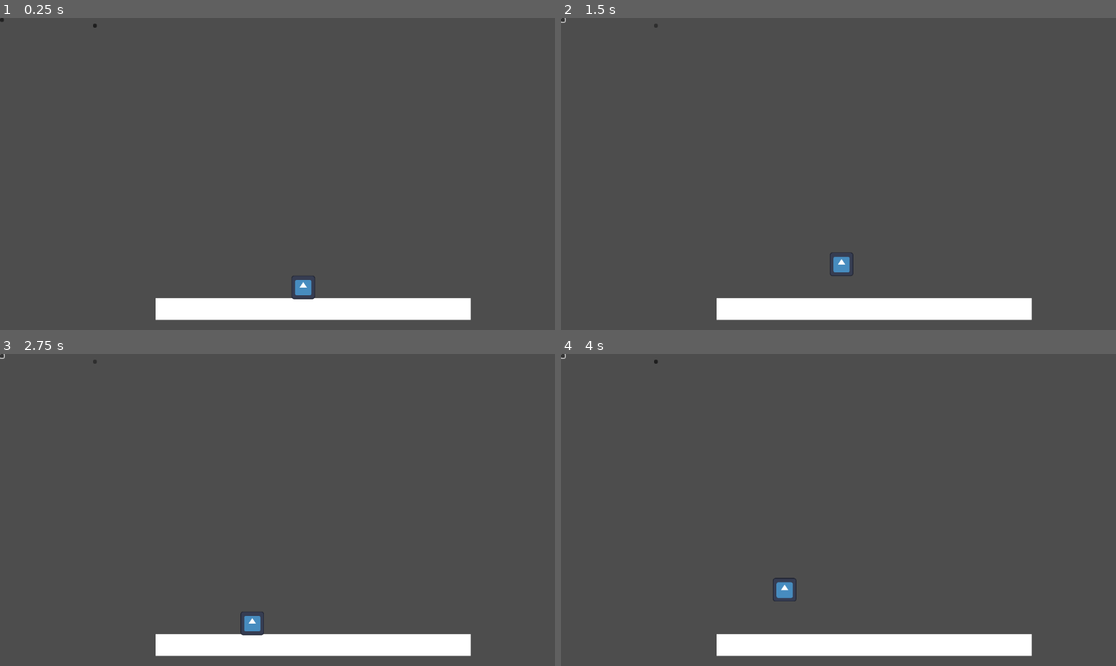
Above: before the commit, frames 1-4 (two rows, left to right).
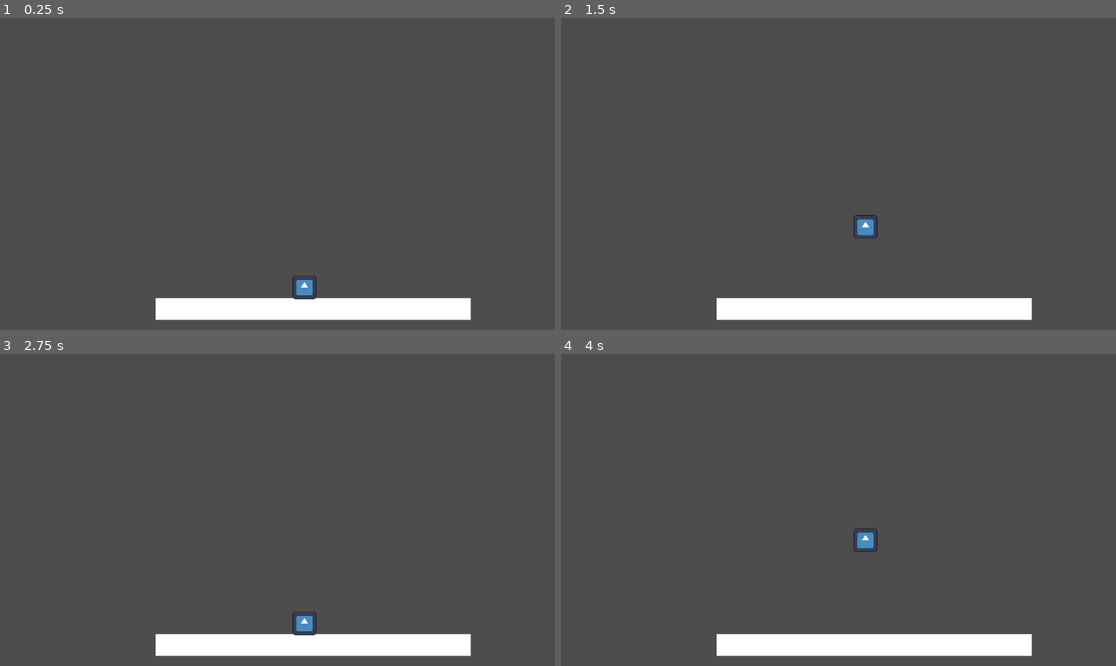
Above: after the commit, the same moments.

Repository: lzxh7/zero-lines
Game: Godot game, scene res://main.tscn
Two runs of this game, one before a commit and one after it. Both use one fixed random seed, a clock stepped at 60 frames per second and the inputs below. The engine's default icon, where the game draws it, is replaced by a stand-in: a white triangle on a blue panel in a dark square.
Inputs (mouse positions are in pixels of both pictures, inside the frame that each line leads up to):
- Up to frame 1 (0.25 s): no input
- Up to frame 2 (1.5 s): click (655, 24) at 0.52 s; click (561, 21) at 1.27 s
- Up to frame 3 (2.75 s): click (0, 357) at 2.02 s
- Up to frame 4 (4 s): click (655, 360) at 2.77 s; click (561, 357) at 3.52 s

The runs differ from the first frame. In frame 1, less than 0.1% of the frame differs, in the area x 0-58%, y 0-91%; in frame 2, 0.4%; in frame 3, 0.4%; in frame 4, 0.4%, in the area x 0-58%, y 0-80%.

Commit message:
working platformer

Diff:
--- /dev/null
+++ b/conditional.tscn
@@ -0,0 +1,121 @@
+[gd_scene load_steps=8 format=3 uid="uid://bk2dq3yo7626a"]
+
+[sub_resource type="Animation" id="Animation_wfocq"]
+length = 0.001
+tracks/0/type = "value"
+tracks/0/imported = false
+tracks/0/enabled = true
+tracks/0/path = NodePath("Conditional/SubViewport/Area2D:monitoring")
+tracks/0/interp = 1
+tracks/0/loop_wrap = true
+tracks/0/keys = {
+"times": PackedFloat32Array(0),
+"transitions": PackedFloat32Array(1),
+"update": 1,
+"values": [false]
+}
+tracks/1/type = "value"
+tracks/1/imported = false
+tracks/1/enabled = true
+tracks/1/path = NodePath("Conditional/SubViewport/StaticBody2D:process_mode")
+tracks/1/interp = 1
+tracks/1/loop_wrap = true
+tracks/1/keys = {
+"times": PackedFloat32Array(0),
+"transitions": PackedFloat32Array(1),
+"update": 1,
+"values": [4]
+}
+
+[sub_resource type="Animation" id="Animation_illgw"]
+resource_name = "activate"
+length = 0.0166683
+step = 0.0166667
+tracks/0/type = "value"
+tracks/0/imported = false
+tracks/0/enabled = true
+tracks/0/path = NodePath("Conditional/SubViewport/Area2D:monitoring")
+tracks/0/interp = 1
+tracks/0/loop_wrap = true
+tracks/0/keys = {
+"times": PackedFloat32Array(0, 0.0166667),
+"transitions": PackedFloat32Array(1, 1),
+"update": 1,
+"values": [true, false]
+}
+
+[sub_resource type="Animation" id="Animation_0kqdo"]
+resource_name = "disable"
+tracks/0/type = "value"
+tracks/0/imported = false
+tracks/0/enabled = true
+tracks/0/path = NodePath("Conditional/SubViewport/StaticBody2D:process_mode")
+tracks/0/interp = 1
+tracks/0/loop_wrap = true
+tracks/0/keys = {
+"times": PackedFloat32Array(0),
+"transitions": PackedFloat32Array(1),
+"update": 1,
+"values": [4]
+}
+
+[sub_resource type="Animation" id="Animation_1rthf"]
+resource_name = "enable"
+length = 0.0166683
+step = 0.0166667
+tracks/0/type = "value"
+tracks/0/imported = false
+tracks/0/enabled = true
+tracks/0/path = NodePath("Conditional/SubViewport/StaticBody2D:process_mode")
+tracks/0/interp = 1
+tracks/0/loop_wrap = true
+tracks/0/keys = {
+"times": PackedFloat32Array(0),
+"transitions": PackedFloat32Array(1),
+"update": 1,
+"values": [0]
+}
+
+[sub_resource type="Animation" id="Animation_pkj5j"]
+resource_name = "output"
+length = 0.0166683
+step = 0.0166667
+
+[sub_resource type="AnimationLibrary" id="AnimationLibrary_qtypb"]
+_data = {
+"RESET": SubResource("Animation_wfocq"),
+"activate": SubResource("Animation_illgw"),
+"disable": SubResource("Animation_0kqdo"),
+"enable": SubResource("Animation_1rthf"),
+"output": SubResource("Animation_pkj5j")
+}
+
+[sub_resource type="RectangleShape2D" id="RectangleShape2D_qvpuq"]
+
+[node name="Conditional" type="AnimationPlayer"]
+callback_mode_process = 0
+callback_mode_method = 1
+libraries = {
+"": SubResource("AnimationLibrary_qtypb")
+}
+
+[node name="SubViewport" type="SubViewport" parent="."]
+
+[node name="Area2D" type="Area2D" parent="SubViewport"]
+monitoring = false
+
+[node name="CollisionShape2D" type="CollisionShape2D" parent="SubViewport/Area2D"]
+shape = SubResource("RectangleShape2D_qvpuq")
+
+[node name="StaticBody2D" type="StaticBody2D" parent="SubViewport"]
+process_mode = 4
+
+[node name="CollisionShape2D" type="CollisionShape2D" parent="SubViewport/StaticBody2D"]
+shape = SubResource("RectangleShape2D_qvpuq")
+
+[node name="Output" type="Button" parent="."]
+modulate = Color(1, 1, 1, 0)
+offset_right = 8.0
+offset_bottom = 8.0
+
+[connection signal="body_entered" from="SubViewport/Area2D" to="Output" method="set_pressed"]
--- /dev/null
+++ b/delete_me.gd
@@ -0,0 +1,19 @@
+extends RigidBody2D
+
+
+# Called when the node enters the scene tree for the first time.
+func _ready() -> void:
+	pass # Replace with function body.
+
+
+# Called every frame. 'delta' is the elapsed time since the previous frame.
+func _process(_delta: float) -> void:
+	pass
+
+
+func _on_ground_detection_body_entered(body:Node2D) -> void:
+	print("body entered")
+
+
+func _on_exit_ground_timeout() -> void:
+	print("timer works")
--- a/main.tscn
+++ b/main.tscn
@@ -1,9 +1,18 @@
-[gd_scene load_steps=3 format=3 uid="uid://cdvcm8f5fq5ys"]
+[gd_scene load_steps=5 format=3 uid="uid://cdvcm8f5fq5ys"]
 
 [ext_resource type="PackedScene" uid="uid://wyghu87u41ku" path="res://player.tscn" id="1_ou0uc"]
 
 [sub_resource type="RectangleShape2D" id="RectangleShape2D_8hdci"]
 size = Vector2(656, 40)
+
+[sub_resource type="AnimationNodeBlendTree" id="AnimationNodeBlendTree_84uyb"]
+graph_offset = Vector2(40.0757, 213.734)
+
+[sub_resource type="AnimationNodeStateMachine" id="AnimationNodeStateMachine_3emur"]
+allow_transition_to_self = true
+states/BlendTree/node = SubResource("AnimationNodeBlendTree_84uyb")
+states/BlendTree/position = Vector2(446, 65)
+states/Start/position = Vector2(233, 109)
 
 [node name="Main" type="Node"]
 
@@ -11,6 +20,7 @@
 
 [node name="StaticBody2D" type="StaticBody2D" parent="World"]
 position = Vector2(323, 582)
+collision_layer = 3
 
 [node name="CollisionShape2D" type="CollisionShape2D" parent="World/StaticBody2D"]
 position = Vector2(327, 22)
@@ -21,3 +31,9 @@
 offset_bottom = 45.0
 
 [node name="Player" parent="World" instance=ExtResource("1_ou0uc")]
+
+[node name="AnimationPlayer" type="AnimationPlayer" parent="World"]
+root_node = NodePath("../..")
+
+[node name="AnimationTree" type="AnimationTree" parent="World/AnimationPlayer"]
+tree_root = SubResource("AnimationNodeStateMachine_3emur")
--- a/player.tscn
+++ b/player.tscn
@@ -1,7 +1,7 @@
-[gd_scene load_steps=11 format=3 uid="uid://wyghu87u41ku"]
+[gd_scene load_steps=14 format=3 uid="uid://wyghu87u41ku"]
 
 [ext_resource type="Texture2D" uid="uid://bxiiy2qupjsys" path="res://icon.svg" id="1_2hwr3"]
-[ext_resource type="Script" path="res://scripts_bad_delete_me.gd" id="1_jlj0q"]
+[ext_resource type="Script" path="res://delete_me.gd" id="1_ul2mp"]
 
 [sub_resource type="PhysicsMaterial" id="PhysicsMaterial_a7ajx"]
 friction = 0.0
@@ -15,11 +15,17 @@
 [sub_resource type="Shortcut" id="Shortcut_b8oaw"]
 events = [SubResource("InputEventAction_dbtfa")]
 
-[sub_resource type="InputEventAction" id="InputEventAction_kohwu"]
-action = &"move_left"
+[sub_resource type="InputEventAction" id="InputEventAction_b7rry"]
+action = &"move_right"
 
-[sub_resource type="Shortcut" id="Shortcut_ge2gk"]
-events = [SubResource("InputEventAction_kohwu")]
+[sub_resource type="Shortcut" id="Shortcut_gpeen"]
+events = [SubResource("InputEventAction_b7rry")]
+
+[sub_resource type="InputEventAction" id="InputEventAction_bwtxi"]
+action = &"cancel_motion"
+
+[sub_resource type="Shortcut" id="Shortcut_2l4sy"]
+events = [SubResource("InputEventAction_bwtxi")]
 
 [sub_resource type="InputEventAction" id="InputEventAction_ejdkm"]
 action = &"jump"
@@ -27,12 +33,15 @@
 [sub_resource type="Shortcut" id="Shortcut_r6rjq"]
 events = [SubResource("InputEventAction_ejdkm")]
 
+[sub_resource type="RectangleShape2D" id="RectangleShape2D_63h3w"]
+size = Vector2(50, 2)
+
 [node name="Player" type="RigidBody2D"]
 position = Vector2(632, 547)
 physics_material_override = SubResource("PhysicsMaterial_a7ajx")
-linear_damp = 2.0
-constant_force = Vector2(-100, 0)
-script = ExtResource("1_jlj0q")
+linear_damp = 5.0
+constant_force = Vector2(0, 400)
+script = ExtResource("1_ul2mp")
 
 [node name="CollisionShape2D" type="CollisionShape2D" parent="."]
 shape = SubResource("RectangleShape2D_7fwx5")
@@ -43,37 +52,59 @@
 
 [node name="Controls" type="Node" parent="."]
 
-[node name="LeftButtonPress" type="Button" parent="Controls"]
+[node name="LeftButton" type="Button" parent="Controls"]
+modulate = Color(1, 1, 1, 0)
 offset_left = 193.0
 offset_top = 12.0
 offset_right = 201.0
 offset_bottom = 20.0
-toggle_mode = true
-button_pressed = true
 shortcut = SubResource("Shortcut_b8oaw")
 
-[node name="ToggleHelper2" type="Node2D" parent="Controls/LeftButtonPress"]
-unique_name_in_owner = true
-process_priority = -1
-position = Vector2(-193, -12)
+[node name="RightButton" type="Button" parent="Controls"]
+modulate = Color(1, 1, 1, 0)
+offset_left = 193.0
+offset_top = 12.0
+offset_right = 201.0
+offset_bottom = 20.0
+shortcut = SubResource("Shortcut_gpeen")
 
-[node name="LeftButtonRelease" type="Button" parent="Controls"]
-offset_right = 8.0
-offset_bottom = 8.0
-toggle_mode = true
-shortcut = SubResource("Shortcut_ge2gk")
-
-[node name="ToggleHelper1" type="Node2D" parent="Controls/LeftButtonRelease"]
-unique_name_in_owner = true
-visible = false
+[node name="DownButton" type="Button" parent="Controls"]
+modulate = Color(1, 1, 1, 0)
+offset_left = 193.0
+offset_top = 12.0
+offset_right = 201.0
+offset_bottom = 20.0
+shortcut = SubResource("Shortcut_2l4sy")
 
 [node name="JumpButton" type="Button" parent="Controls"]
+modulate = Color(1, 1, 1, 0)
 offset_right = 8.0
 offset_bottom = 8.0
 shortcut = SubResource("Shortcut_r6rjq")
 
-[connection signal="toggled" from="Controls/LeftButtonPress" to="Controls/LeftButtonPress/ToggleHelper2" method="set_visible"]
-[connection signal="hidden" from="Controls/LeftButtonPress/ToggleHelper2" to="." method="set_constant_force" binds= [Vector2(-100, 0)]]
-[connection signal="toggled" from="Controls/LeftButtonRelease" to="Controls/LeftButtonRelease/ToggleHelper1" method="set_visible"]
-[connection signal="hidden" from="Controls/LeftButtonRelease/ToggleHelper1" to="." method="set_constant_force" binds= [Vector2(0, 0)]]
-[connection signal="pressed" from="Controls/JumpButton" to="." method="apply_central_impulse" binds= [Vector2(0, -500)]]
+[node name="GroundDetection" type="Area2D" parent="."]
+collision_layer = 0
+collision_mask = 2
+
+[node name="CollisionShape2D" type="CollisionShape2D" parent="GroundDetection"]
+position = Vector2(0, 25)
+shape = SubResource("RectangleShape2D_63h3w")
+
+[node name="EnterGround" type="Timer" parent="GroundDetection"]
+wait_time = 0.001
+one_shot = true
+
+[node name="ExitGround" type="Timer" parent="GroundDetection"]
+wait_time = 0.001
+one_shot = true
+
+[connection signal="pressed" from="Controls/LeftButton" to="." method="set" binds= [&"constant_force", Vector2(-1000, 400)]]
+[connection signal="pressed" from="Controls/RightButton" to="." method="set_constant_force" binds= [Vector2(1000, 400)]]
+[connection signal="pressed" from="Controls/DownButton" to="." method="set_constant_force" binds= [Vector2(0, 400)]]
+[connection signal="pressed" from="Controls/JumpButton" to="." method="apply_central_impulse" binds= [Vector2(0, -1500)]]
+[connection signal="body_entered" from="GroundDetection" to="." method="_on_ground_detection_body_entered"]
+[connection signal="body_entered" from="GroundDetection" to="GroundDetection/EnterGround" method="start" unbinds=1]
+[connection signal="body_exited" from="GroundDetection" to="GroundDetection/ExitGround" method="start" unbinds=1]
+[connection signal="timeout" from="GroundDetection/EnterGround" to="Controls/JumpButton" method="set_block_signals" binds= [false]]
+[connection signal="timeout" from="GroundDetection/ExitGround" to="." method="_on_exit_ground_timeout"]
+[connection signal="timeout" from="GroundDetection/ExitGround" to="Controls/JumpButton" method="set_block_signals" binds= [true]]
--- a/project.godot
+++ b/project.godot
@@ -19,7 +19,7 @@
 
 jump={
 "deadzone": 0.5,
-"events": [Object(InputEventKey,"resource_local_to_scene":fa …(119 unchanged characters)… ressed":false,"pressed":false,"keycode":0,"physical_keycode":4194320,"key_label":0,"unicode":0,"echo":false,"script":null)
+"events": [Object(InputEventKey,"resource_local_to_scene":fa …(119 unchanged characters)… ressed":false,"pressed":false,"keycode":4194320,"physical_keycode":4194320,"key_label":4194320,"unicode":0,"echo":false,"script":null)
 ]
 }
 move_left={
@@ -32,6 +32,11 @@
 "events": [Object(InputEventKey,"resource_local_to_scene":false,"resource_name":"","device":-1,"window_id":0,"alt_press …(182 unchanged characters)…
 ]
 }
+cancel_motion={
+"deadzone": 0.5,
+"events": [Object(InputEventKey,"resource_local_to_scene":false,"resource_name":"","device":-1,"window_id":0,"alt_pressed":false,"shift_pressed":false,"ctrl_pressed":false,"meta_pressed":false,"pressed":false,"keycode":0,"physical_keycode":4194322,"key_label":0,"unicode":0,"echo":false,"script":null)
+]
+}
 
 [rendering]
 
--- a/scripts_bad_delete_me.gd
+++ /dev/null
@@ -1 +0,0 @@
-extends RigidBody2D; func _process(_delta: float) -> void: print(constant_force); print(%ToggleHelper1.visible, %ToggleHelper2.visible)
